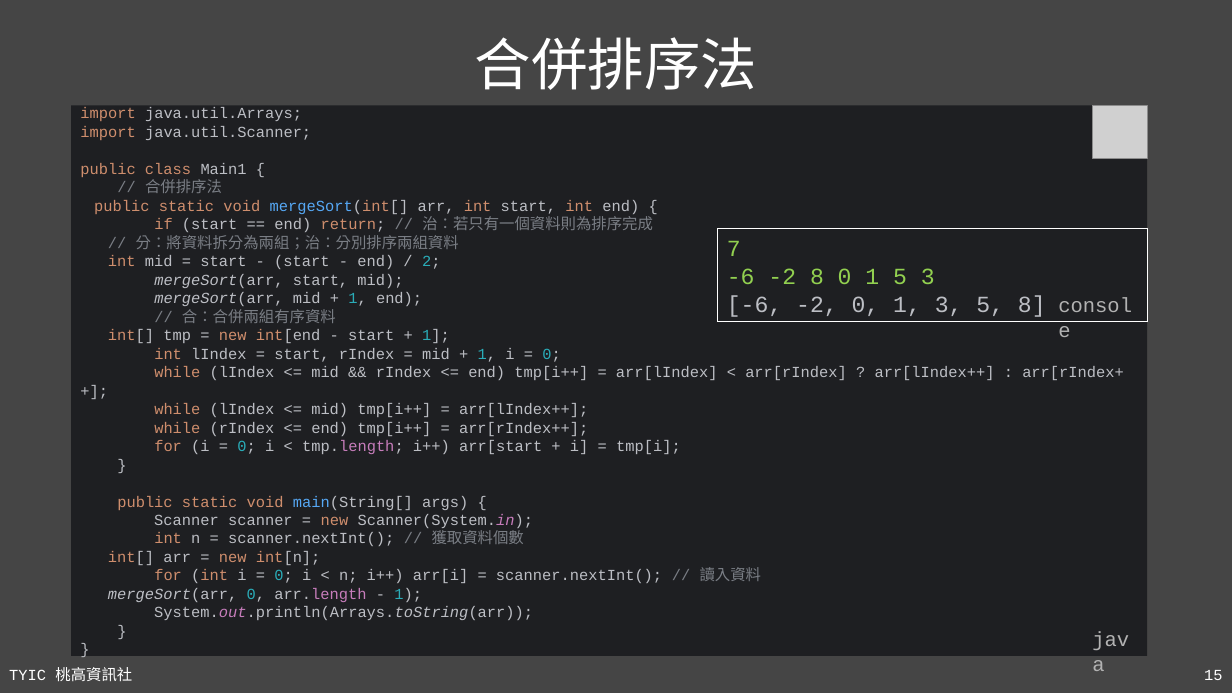
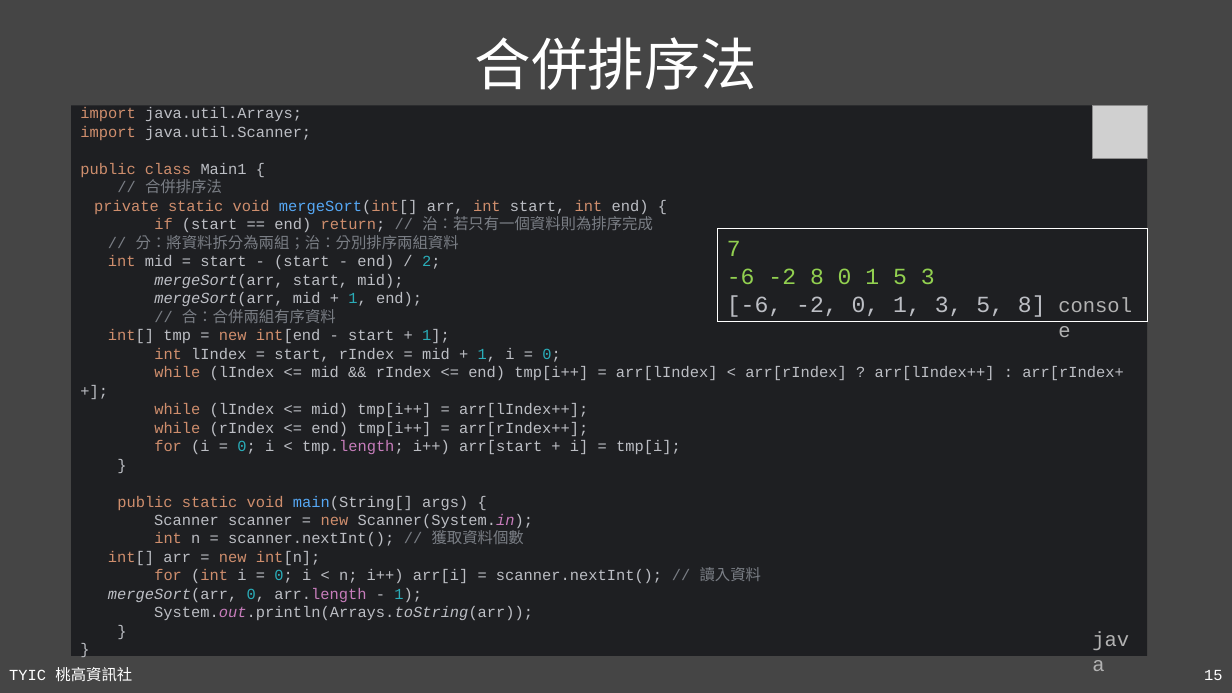
Before and after one commit to TYSHIC/slides, a slide deck: slide 15 of ppt/91_補充：進階資料結構與演算法.pptx. Drawn at 1232x693 pixels with LibreOffice and Linux fonts; fonts in the diff are those of the drawing; grey boxes stand for pictures. Boxes give left, top, right and bottom in pixels: in the first picture for what was removed or moved away, otherwise in the second. Text is boxed around its words. In the diff, an @@ line names an element or a change of style, - is before the commit and + after.

Commit message:
feat: quick_sort

```diff
--- a/ppt/91_補充：進階資料結構與演算法.pptx
+++ b/ppt/91_補充：進階資料結構與演算法.pptx
@@ text in rectangle at (80, 107, 1124, 620): text changed @@
-import java.util.Arrays;
-import java.util.Scanner;
-public class Main1 {
-// 合併排序法
-public static void mergeSort(int[] arr, int start, int end) {
-if (start == end) return; // 治：若只有一個資料則為排序完成
-// 分：將資料拆分為兩組；治：分別排序兩組資料
-int mid = start - (start - end) / 2;
-mergeSort(arr, start, mid);
-mergeSort(arr, mid + 1, end);
-// 合：合併兩組有序資料
-int[] tmp = new int[end - start + 1];
-int lIndex = start, rIndex = mid + 1, i = 0;
-while (lIndex <= mid && rIndex <= end) tmp[i++] = arr[lIndex] < arr[rIndex] ? arr[lIndex++] : arr[rIndex++];
-while (lIndex <= mid) tmp[i++] = arr[lIndex++];
-while (rIndex <= end) tmp[i++] = arr[rIndex++];
-for (i = 0; i < tmp.length; i++) arr[start + i] = tmp[i];
-}
-public static void main(String[] args) {
-Scanner scanner = new Scanner(System.in);
-int n = scanner.nextInt(); // 獲取資料個數
-int[] arr = new int[n];
-for (int i = 0; i < n; i++) arr[i] = scanner.nextInt(); // 讀入資料
-mergeSort(arr, 0, arr.length - 1);
-System.out.println(Arrays.toString(arr));
-}
-}
+import java.util.Arrays;
+import java.util.Scanner;
+public class Main1 {
+// 合併排序法
+private static void mergeSort(int[] arr, int start, int end) {
+if (start == end) return; // 治：若只有一個資料則為排序完成
+// 分：將資料拆分為兩組；治：分別排序兩組資料
+int mid = start - (start - end) / 2;
+mergeSort(arr, start, mid);
+mergeSort(arr, mid + 1, end);
+// 合：合併兩組有序資料
+int[] tmp = new int[end - start + 1];
+int lIndex = start, rIndex = mid + 1, i = 0;
+while (lIndex <= mid && rIndex <= end) tmp[i++] = arr[lIndex] < arr[rIndex] ? arr[lIndex++] : arr[rIndex++];
+while (lIndex <= mid) tmp[i++] = arr[lIndex++];
+while (rIndex <= end) tmp[i++] = arr[rIndex++];
+for (i = 0; i < tmp.length; i++) arr[start + i] = tmp[i];
+}
+public static void main(String[] args) {
+Scanner scanner = new Scanner(System.in);
+int n = scanner.nextInt(); // 獲取資料個數
+int[] arr = new int[n];
+for (int i = 0; i < n; i++) arr[i] = scanner.nextInt(); // 讀入資料
+mergeSort(arr, 0, arr.length - 1);
+System.out.println(Arrays.toString(arr));
+}
+}
```
Also in this commit, not shown: 1 other slide changed, 4 slides added, 21 other files.
